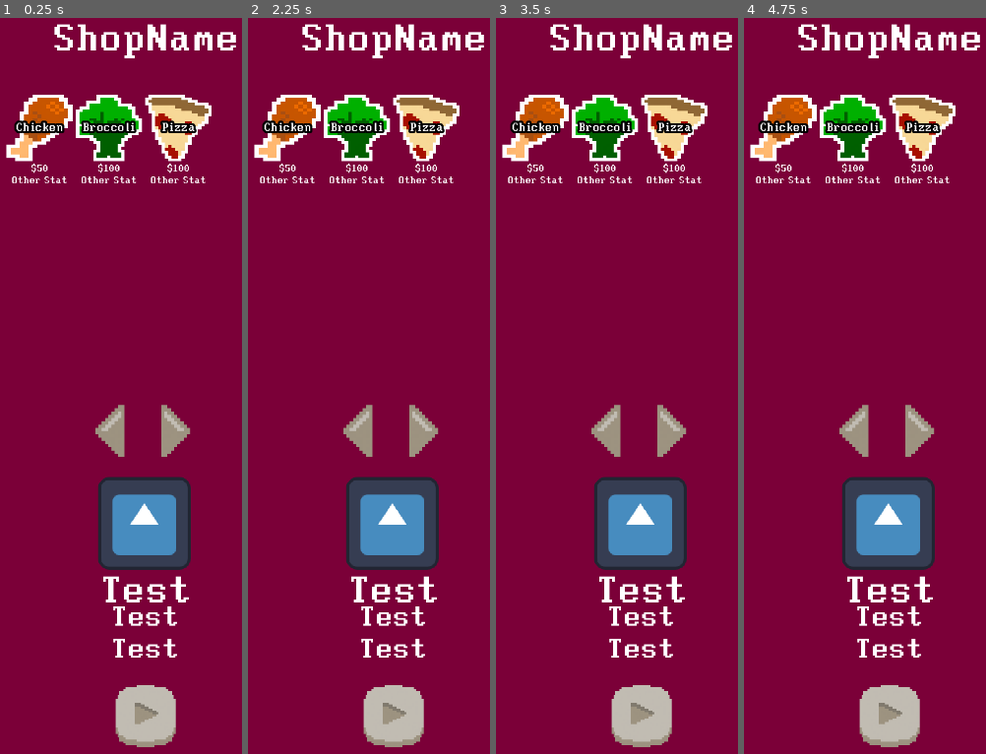
Above: before the commit, frames 1-4 (left to right).
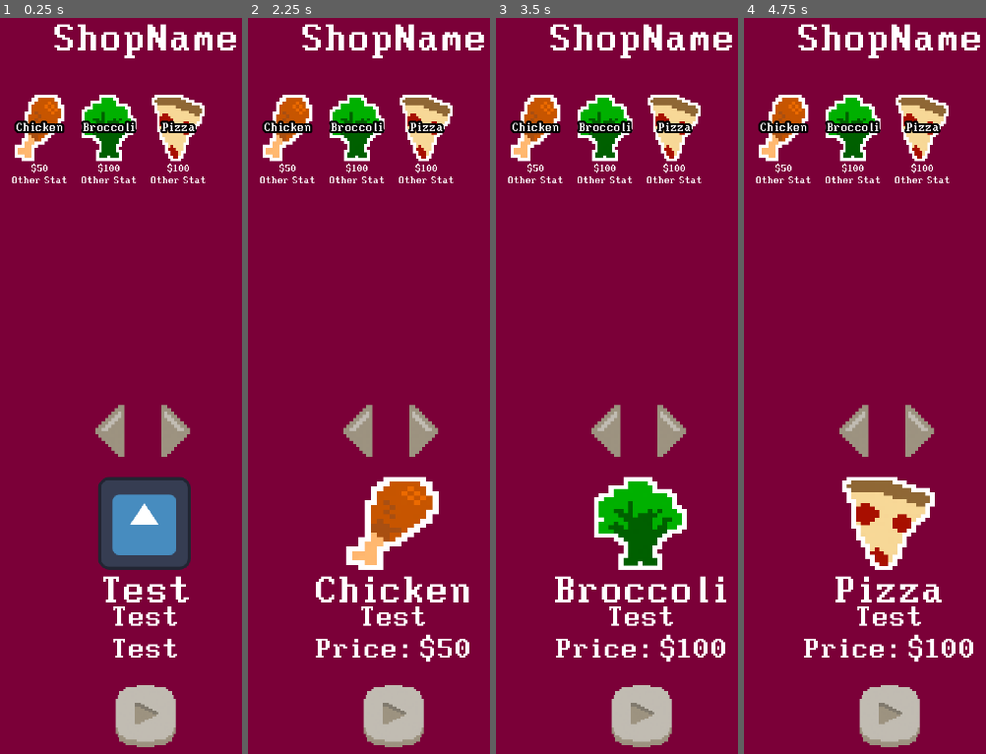
Above: after the commit, the same moments.

Repository: daniel-macias/mrduelm
Game: Godot game, scene res://Scenes/main.tscn
The game is run twice, just before and just after one commit, with the same random seed, the same clock (stepped at 60 frames per second) and the same inputs. The engine's default icon, where the game draws it, is replaced by a stand-in: a white triangle on a blue panel in a dark square.
Inputs (mouse positions are in pixels of both pictures, inside the frame that each line leads up to):
- Up to frame 1 (0.25 s): no input
- Up to frame 2 (2.25 s): click (390, 673) at 0.5 s; click (393, 717) at 1.25 s; click (286, 128) at 2 s, where only the run after the commit has a clickable "Chicken"
- Up to frame 3 (3.5 s): click (604, 128) at 2.75 s, where only the run after the commit has a clickable "Broccoli"
- Up to frame 4 (4.75 s): click (923, 128) at 3.5 s, where only the run after the commit has a clickable "Pizza"; click (780, 746) at 4.25 s

The runs differ from the first frame. In frame 1, 1.8% of the frame differs, in the area x 2-88%, y 10-20%; in frame 2, 8.5%; in frame 3, 8.5%, in the area x 2-96%, y 10-88%; in frame 4, 8.3%.

Commit message:
selected item works now

Diff:
--- a/Scenes/main.tscn
+++ b/Scenes/main.tscn
@@ -33,6 +33,7 @@
 [ext_resource type="Texture2D" uid="uid://5lvmfvex78sv" path="res://Sprites/RoomStuff/bg_walls.png" id="30_iwp8k"]
 [ext_resource type="Script" path="res://Scripts/UIManagers/ShopTemplate.gd" id="32_k4rhv"]
 [ext_resource type="FontFile" uid="uid://26j2gmbprlxk" path="res://Fonts/BIOSfontII.ttf" id="33_syv31"]
+[ext_resource type="Texture2D" uid="uid://b17at48ossvk6" path="res://Sprites/Food/Pizza.png" id="33_yhbi5"]
 
 [node name="Node2D" type="Node2D"]
 script = ExtResource("1_2ncyc")
@@ -597,11 +598,12 @@
 size_flags_horizontal = 0
 size_flags_vertical = 0
 
-[node name="ItemPicture" type="TextureRect" parent="Outside/ShopTemplate/InventoryContainer/List/ItemTemplate"]
+[node name="ItemPicture" type="TextureButton" parent="Outside/ShopTemplate/InventoryContainer/List/ItemTemplate"]
 layout_mode = 2
 offset_right = 128.0
 offset_bottom = 128.0
-texture = ExtResource("7_edkl8")
+texture_normal = ExtResource("33_yhbi5")
+stretch_mode = 5
 
 [node name="ItemName" type="Label" parent="Outside/ShopTemplate/InventoryContainer/List/ItemTemplate/ItemPicture"]
 layout_mode = 1
--- a/Scripts/UIManagers/ShopTemplate.gd
+++ b/Scripts/UIManagers/ShopTemplate.gd
@@ -3,7 +3,12 @@
 @export var shop_type = "food"  # "food", "body_parts", etc.
 @onready var inventory_container: Control = $InventoryContainer/List
 @onready var item_template: Control = $InventoryContainer/List/ItemTemplate
-@onready var price_label: Label = $CurretlySelected/SelectedPrice
+
+#Currently Selected Stuff
+@onready var selected_price_label: Label = $CurretlySelected/SelectedPrice
+@onready var selected_thumbnail: TextureRect = $CurretlySelected
+@onready var selected_name : Label = $CurretlySelected/SelectedName
+
 @onready var buy_button: TextureButton = $BuyBtn
 @onready var left_button: TextureButton = $BrowserButtons/Left
 @onready var right_button: TextureButton = $BrowserButtons/Right
@@ -44,13 +49,14 @@
 		# Duplicate the template and populate it
 		var new_item = item_template.duplicate()
 		new_item.visible = true
-		new_item.get_node("ItemPicture").texture = load(item_details["thumbnail"])
+		new_item.get_node("ItemPicture").texture_normal = load(item_details["thumbnail"])
 
 		new_item.get_node("ItemPicture").get_child(0).text = item_details["name"]
 		new_item.get_node("ItemPicture").get_child(1).text = "$" + str(item_details["cost"])
 
-		# Connect the button signal to select the item
-		#new_item.get_node("BuyBtn").connect("pressed", Callable(self, "_on_item_selected").bind(item_name))
+		# Connect the item's button signal to update the "Currently Selected" section
+		var item_button = new_item  # Assuming the entire item is clickable
+		item_button.get_node("ItemPicture").connect("pressed", Callable(self, "_on_item_selected").bind(item_name))
 
 		# Add the new item to the container
 		inventory_container.add_child(new_item)
@@ -63,14 +69,17 @@
 
 func _on_item_selected(item_name: String) -> void:
 	selected_item = Catalog.get(shop_type + "_catalog")[item_name]
-	price_label.text = "Price: $" + str(selected_item["cost"])
-	buy_button.disabled = false
+
+	# Update the "Currently Selected" UI
+	selected_price_label.text = "Price: $" + str(selected_item["cost"])
+	selected_thumbnail.texture = load(selected_item["thumbnail"])
+	selected_name.text = selected_item["name"]
 
 func _on_buy_button_pressed() -> void:
 	if selected_item:
 		print("Bought:", selected_item["name"])
 		selected_item = {}
-		price_label.text = "Price: $0"
+		selected_price_label.text = "Price: $0"
 		buy_button.disabled = true
 
 func _on_left_button_pressed() -> void:
Not shown: 1 places in Scenes/main.tscn that only renumber resources
